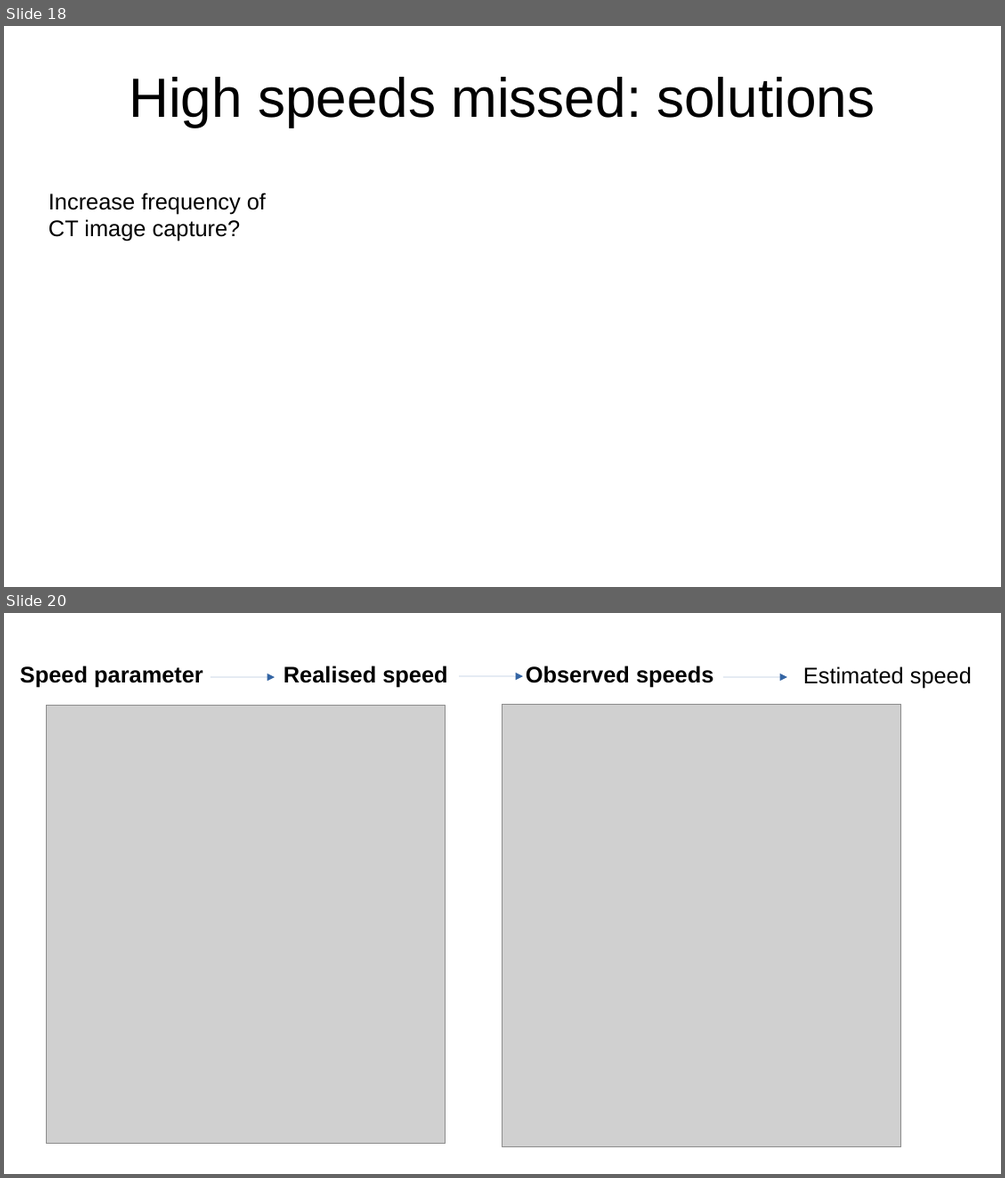
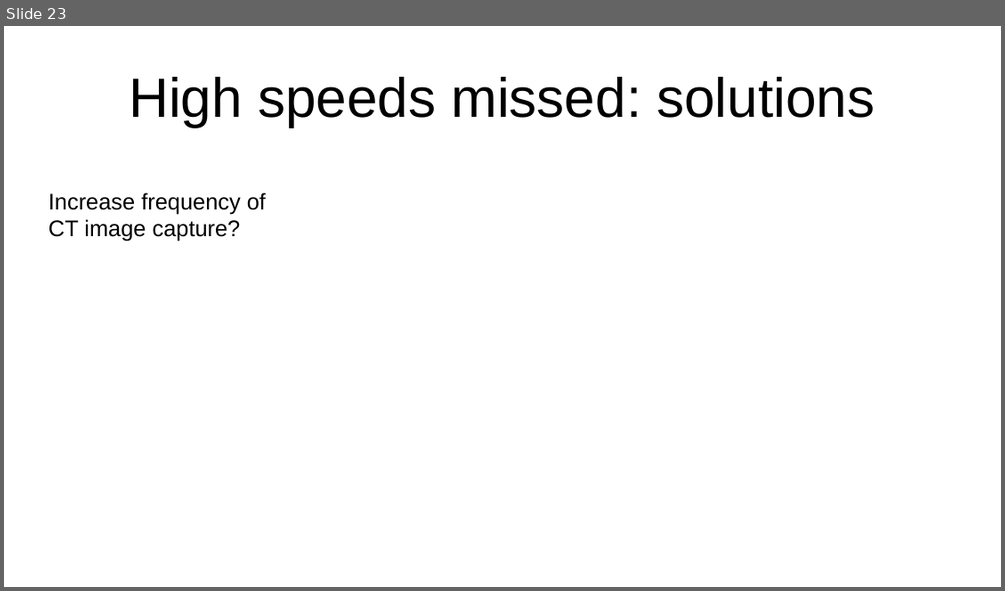
Before and after one commit to lizziebru/CamtrapSimulation, a slide deck: writeup/Camtrapsim_pres.odp. Shown one above the other, each under a label of ours: slides 18 and 20 before the commit, slide 23 after it; the slides between them are not shown. The pictures are 1005x1178 and 1005x591 pixels, drawn with LibreOffice and Linux fonts; fonts in the diff are those of the drawing; grey boxes stand for pictures. Boxes give left, top, right and bottom in pixels: in the first picture for what was removed or moved away, otherwise in the second. Text is boxed around its words. In the diff, an @@ line names an element or a change of style, - is before the commit and + after.

```diff
--- a/writeup/Camtrapsim_pres.odp
+++ b/writeup/Camtrapsim_pres.odp
@@ slide 20 removed at [4, 613, 1001, 1174], background #FFFFFF @@
@@ text removed at [20, 666, 203, 687] @@
-Speed parameter
@@ text removed at [283, 666, 447, 687] @@
-Realised speed
@@ text removed at [526, 666, 713, 687] @@
-Observed speeds
@@ arrow removed from (210, 677) to (275, 677) @@
@@ arrow removed from (459, 676) to (523, 676) @@
@@ arrow removed from (723, 677) to (787, 677) @@
@@ text removed at [803, 666, 971, 689] @@
-Estimated speed
@@ picture removed at [47, 706, 445, 1143] @@
@@ picture removed at [502, 704, 901, 1147] @@
@@ what was slide 18 is now slide 23 @@
```
Also in this commit, not shown: 5 slides changed, 6 slides added, 2 other slides removed, 4 other files.
